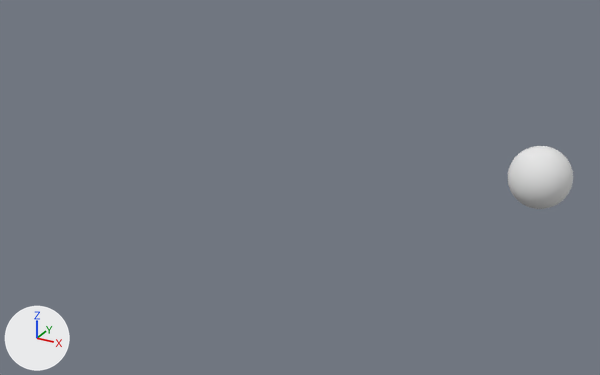
What one commit did to the Blender file dev/trunk/TechDemo/assets/Textures/skyboxes/skybox.blend.
Before and after are seen from a camera (50 mm lens) standing at (8.1, -39.8, 16.4) and looking at (-10.8, -5.4, -0.8). The axes (+X, +Y, +Z) are drawn at lower left. The lights are the same throughout.
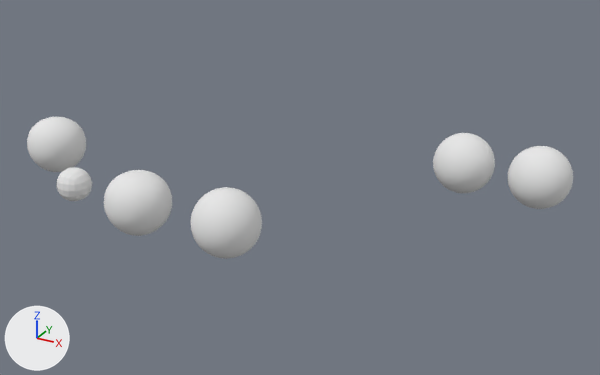
The newer file is also turned or shifted as a whole; pictures and numbers use the older file's frame.

Pixel boxes [x1, y1, x2, y2] of what changed, in the pictures (600 x 375 px):
'cube_sphere.002', added
    after: [191, 187, 262, 259]
'cube_sphere.001', added
    after: [104, 170, 172, 236]
'cube_sphere', added
    after: [433, 133, 495, 193]
'cube_sphere.003', added
    after: [27, 117, 86, 172]
'Sphere.001', added
    after: [56, 167, 92, 201]

The change, as a diff of the scene's bpy script:
```diff
--- a/dev/trunk/TechDemo/assets/Textures/skyboxes/skybox.blend.py
+++ b/dev/trunk/TechDemo/assets/Textures/skyboxes/skybox.blend.py
@@ mat_material_003 @@
+mat_material_003 = diffuse_material('Material.003')
+mat_material_003.base_color = (0.8, 0.8, 0.8)  # white #e7e7e7
@@ mat_material_002 @@
+mat_material_002 = diffuse_material('Material.002')
+mat_material_002.base_color = (0.8, 0.8, 0.8)  # white #e7e7e7
@@ mat_material_001 @@
+mat_material_001 = diffuse_material('Material.001')
+mat_material_001.base_color = (0.8, 0.8, 0.8)  # white #e7e7e7
@@ me_sphere_001 @@
+me_sphere_001.from_pydata(...)  # a box spanning x -1.0..1.0, y -1.0..1.0, z -1.0..1.0
+me_sphere_001.materials.append(mat_material_003)  # its picture is missing
@@ me_cube_sphere @@
+me_cube_sphere.from_pydata(...)  # 1986 vertices, 3968 faces; spans x -1.59..1.59, y -1.59..1.59, z -1.59..1.59
+me_cube_sphere.materials.append(mat_material_003)  # its picture is missing
@@ me_cube_sphere_002 @@
+me_cube_sphere_002.from_pydata(...)  # 1986 vertices, 1992 faces; spans x -1.59..1.59, y -1.59..1.59, z -1.59..1.59
+me_cube_sphere_002.materials.append(mat_material_002)  # its picture is missing
@@ me_cube_sphere_001 @@
+me_cube_sphere_001.from_pydata(...)  # 1986 vertices, 1992 faces; spans x -1.59..1.59, y -1.59..1.59, z -1.69..1.42
+me_cube_sphere_001.materials.append(mat_material_001)  # its picture is missing
@@ me_cube_sphere_005 @@
+me_cube_sphere_005.from_pydata(...)  # 1986 vertices, 1992 faces; spans x -1.59..1.59, y -1.59..1.59, z -1.69..1.42
+me_cube_sphere_005.materials.append(mat_material_003)  # its picture is missing
@@ ob_sphere_001 @@
+ob_sphere_001 = bpy.data.objects.new('Sphere.001', me_sphere_001)
+ob_sphere_001.location = (-20.0, -12.0, 0.0)
+_m = ob_sphere_001.modifiers.new('Subsurf', 'SUBSURF')
+_m.levels = 3
@@ ob_cube_sphere @@
+ob_cube_sphere = bpy.data.objects.new('cube_sphere', me_cube_sphere)
+ob_cube_sphere.location = (-4.0, 0.0, 0.0)
@@ ob_cube_sphere_002 @@
+ob_cube_sphere_002 = bpy.data.objects.new('cube_sphere.002', me_cube_sphere_002)
+ob_cube_sphere_002.location = (-11.0, -12.0, 0.0)
@@ ob_cube_sphere_001 @@
+ob_cube_sphere_001 = bpy.data.objects.new('cube_sphere.001', me_cube_sphere_001)
+ob_cube_sphere_001.location = (-16.0, -12.0, 0.0)
@@ ob_cube_sphere_003 @@
+ob_cube_sphere_003 = bpy.data.objects.new('cube_sphere.003', me_cube_sphere_005)
+ob_cube_sphere_003.location = (-25.0, -8.0, 0.0)
```
